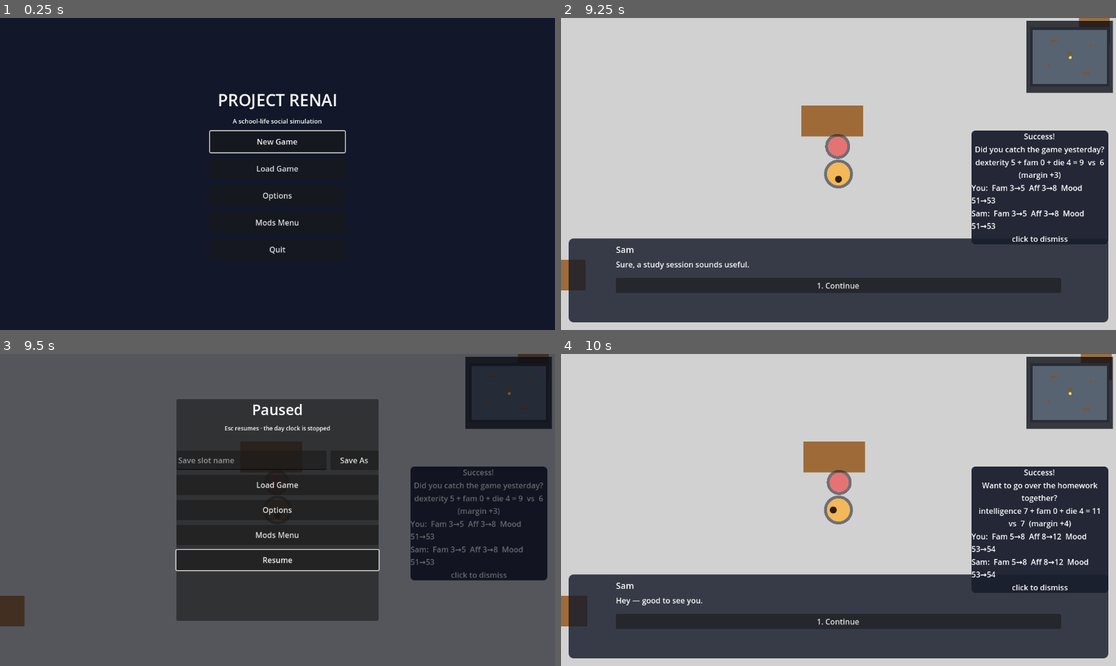
Above: before the commit, frames 1-4 (two rows, left to right).
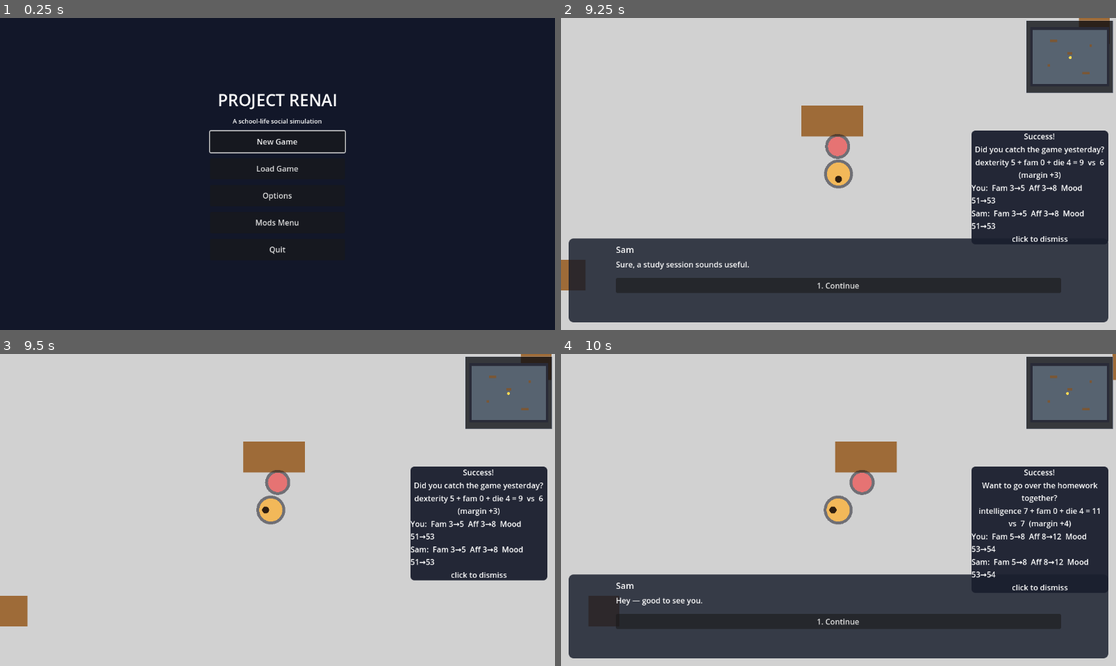
Above: after the commit, the same moments.

Repository: WhenBaconFlies/ProjectRenai
Game: Godot game, scene res://scenes/MainMenu.tscn
Same seed, same stepped clock (60 frames per second), same inputs: the game is played once before the commit and once after it.
Inputs (mouse positions are in pixels of both pictures, inside the frame that each line leads up to):
- Up to frame 1 (0.25 s): no input
- Up to frame 2 (9.25 s): click "New Game" at 0.5 s; move the mouse to (960, 158) at 1.27 s; hold D (move_right) 1.28-2 s; tap E (interact) at 1.35, 5.85, 6.8, 7.55, 9.05 s; click (960, 158) at 1.42 s; click "1. Continue" at 2 s; click "1. Want to go over the homewo…" at 2.75 s; click "1. Continue" at 3.5 s; click "1. Did you catch the game yes…" at 4.25 s; click "1. Leave" at 5 s; tap Enter at 5.75, 6.5, 7.25, 8.75 s; move the mouse to (727, 189) at 5.77 s; hold S (move_down) 5.78-6.53 s; move the mouse to (894, 105) at 6.52 s; hold D (move_right) 6.53-7.28 s; tap F6 (toggle_chunk_grid) at 6.6 s; move the mouse to (810, 236) at 7.27 s; hold W (move_up) 7.28-8 s; tap 1 at 7.35 s; click (810, 236) at 7.42 s; click "1. Want to go over the homewo…" at 8 s; move the mouse to (1005, 220) at 8.77 s; hold A (move_left) from 8.78 s (still down); tap 9 at 8.85 s
- Up to frame 3 (9.5 s): keep holding A (move_left); tap Escape (ui_cancel) at 9.4 s
- Up to frame 4 (10 s): keep holding A (move_left); tap Enter at 9.5 s; move the mouse to (672, 463) at 9.52 s; tap E (interact) at 9.6 s

Frames 1-2 are identical in both runs. In frame 3, 92% of the frame differs, in the area x 0-100%, y 0-100%; in frame 4, 3.0%.

Commit message:
fix(028): address code-review findings and harden Escape ownership

Diff:
--- a/scripts/ConversationUI.gd
+++ b/scripts/ConversationUI.gd
@@ -200,6 +200,10 @@
 		return
 	if event.is_action_pressed("ui_cancel"):
 		cancelled.emit()
+		# Own the event: Game.gd's _unhandled_input runs after this child in real
+		# propagation, and the cancel above already closes the conversation, so
+		# letting it continue would open the pause menu on the very same Escape.
+		get_viewport().set_input_as_handled()
 		return
 	var key := event as InputEventKey
 	if key == null:
@@ -211,3 +215,4 @@
 		digit = int(key.keycode) - int(KEY_1)
 	if digit >= 0:
 		_on_choice_pressed(digit)
+		get_viewport().set_input_as_handled()
--- a/scripts/Game.gd
+++ b/scripts/Game.gd
@@ -115,6 +115,10 @@
 var _pause_menu: Node = null
 var _paused: bool = false
 var _pause_frozen_npcs: Array = []
+## The conversation's Escape cancel sets this for the remainder of the current
+## input event, so the pause gate cannot reopen on that same Escape. Cleared by
+## the handler and deferred to end of frame in case Game never sees the event.
+var _conversation_cancel_latch: bool = false
 
 ## NPC-initiation gate. A zero-arg Callable returning bool; tests and future cases
 ## (e.g. "both skipping class") can inject another condition. Invalid callables
@@ -409,6 +413,9 @@
 	# The conversation owns input (including Esc) until it closes.
 	if _dialogue_open:
 		return
+	if _conversation_cancel_latch:
+		_conversation_cancel_latch = false
+		return
 	var key_event := event as InputEventKey
 	if key_event != null and key_event.echo:
 		return
@@ -832,9 +839,16 @@
 	return _name_for_id(id)
 
 
-## Esc ends the conversation with no further pick.
+## Esc ends the conversation with no further pick. The latch protects the rest
+## of this input event from also reaching the pause gate (code-review finding 1).
 func _on_conversation_cancelled() -> void:
+	_conversation_cancel_latch = true
+	call_deferred("_clear_conversation_cancel_latch")
 	_close_conversation()
+
+
+func _clear_conversation_cancel_latch() -> void:
+	_conversation_cancel_latch = false
 
 
 ## Single close path: hide the overlay, end the helper session and release every
--- a/scripts/PauseMenu.gd
+++ b/scripts/PauseMenu.gd
@@ -49,6 +49,9 @@
 
 func open() -> void:
 	_close_embedded()
+	# Each pause session starts clean: a rejected slot name/status from the last
+	# one must not leak back into the field (code-review finding 3).
+	_slot_input.text = ""
 	_status_label.text = ""
 	visible = true
 	_resume_button.grab_focus()
@@ -61,6 +64,17 @@
 
 func is_open() -> bool:
 	return visible
+
+
+## `_input` runs before GUI input. A focused LineEdit consumes ui_cancel itself
+## (to defocus), which would otherwise leave the game paused while the hint says
+## "Esc resumes". Owning it here keeps that promise while typing a slot name.
+func _input(event: InputEvent) -> void:
+	if not is_open():
+		return
+	if InputMap.has_action("ui_cancel") and event.is_action_pressed("ui_cancel"):
+		handle_cancel()
+		get_viewport().set_input_as_handled()
 
 
 ## Escape while paused: an embedded screen goes Back to the pause menu; with the
--- a/tests/PauseMenuTest.gd
+++ b/tests/PauseMenuTest.gd
@@ -8,7 +8,7 @@
 ## the pause and conversation overlays. Prints ALL_028_CHECKS_PASSED on a full pass.
 extends Node
 
-const EXPECTED_CHECKS: int = 37
+const EXPECTED_CHECKS: int = 40
 const SLOT: String = "pause_ui_alpha"
 
 var _passed: int = 0
@@ -226,6 +226,21 @@
 	await _frames(2)
 	_check(not bool(ui.call("is_open")) and not bool(game.call("is_conversation_open")),
 		"T34: the conversation cancels on its own Escape")
+
+	# One Escape delivered in real tree order: ConversationUI first, then Game.
+	# Both handlers see the same event, which direct-call tests otherwise miss.
+	_send_key(interaction, KEY_E)
+	await _frames(3)
+	var shared_escape := InputEventAction.new()
+	shared_escape.action = "ui_cancel"
+	shared_escape.pressed = true
+	ui.call("_unhandled_input", shared_escape)
+	game.call("_unhandled_input", shared_escape)
+	await _frames(2)
+	_check(not bool(game.call("is_paused")) and not bool(pause.call("is_open"))
+		and not bool(game.call("is_conversation_open")),
+		"T34b: one Esc consumed by the conversation never opens pause")
+
 	_send_action(game, "ui_cancel")
 	await _frames(2)
 	_check(bool(game.call("is_paused")) and bool(pause.call("is_open"))
@@ -235,7 +250,30 @@
 	await _frames(2)
 	_check(not bool(game.call("is_paused")) and not bool(pause.call("is_open")),
 		"T36: final Escape resumes cleanly")
-	_check(_passed == EXPECTED_CHECKS - 1, "T37: every planned check ran")
+
+	# A focused LineEdit eats ui_cancel in its own gui_input, so the overlay must
+	# own Escape in _input before GUI handling (code-review finding 2).
+	_send_action(game, "ui_cancel")
+	await _frames(2)
+	var slot_field: LineEdit = pause.get_node_or_null("Box/MenuBox/SaveRow/SlotNameInput") as LineEdit
+	slot_field.text = "typed_but_rejected"
+	slot_field.grab_focus()
+	var field_escape := InputEventAction.new()
+	field_escape.action = "ui_cancel"
+	field_escape.pressed = true
+	pause.call("_input", field_escape)
+	await _frames(2)
+	_check(not bool(game.call("is_paused")) and not bool(pause.call("is_open")),
+		"T36b: Esc resumes even while the slot-name field owns focus")
+
+	_send_action(game, "ui_cancel")
+	await _frames(2)
+	var status_after: Label = pause.get_node_or_null("Box/MenuBox/StatusLabel") as Label
+	_check(slot_field.text.is_empty() and status_after.text.is_empty(),
+		"T36c: a new pause session clears rejected text and status")
+	_send_action(game, "ui_cancel")
+	await _frames(2)
+	_check(_passed == EXPECTED_CHECKS - 1, "T40: every planned check ran")
 
 	_finish()
 
Not shown, added: doc/code-review/codereview-ticket-028-pause-menu-and-escape-gate.md
Not shown, changed: doc/idea-v2-decisions.md
Not shown, changed: doc/tickets/028-pause-menu-and-escape-gate.md
